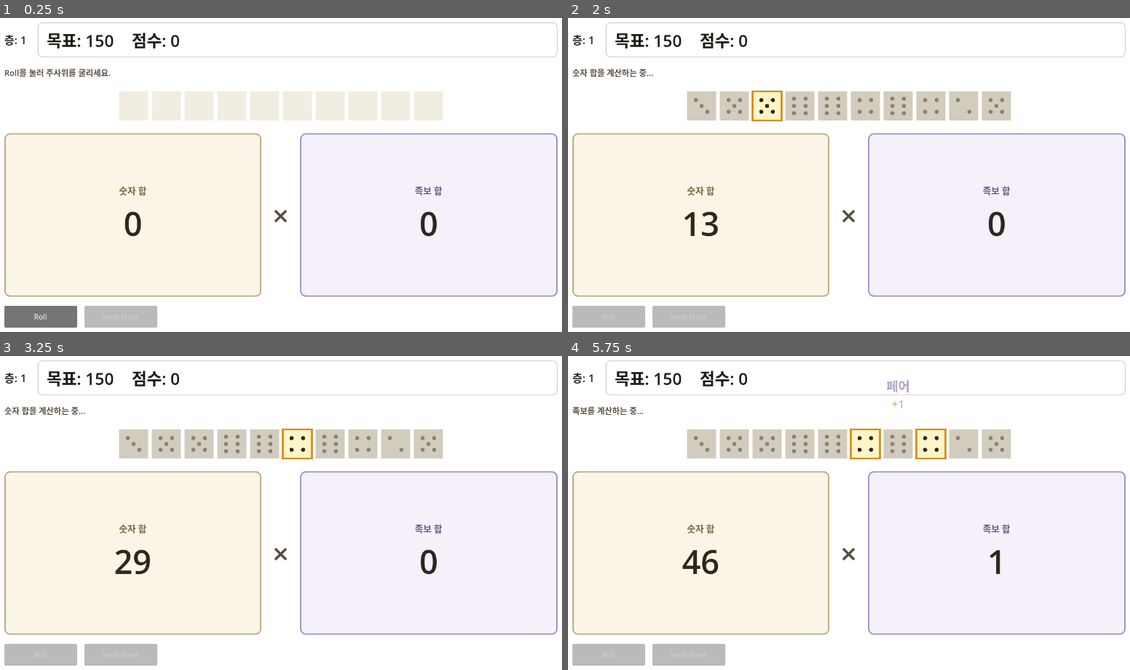
Above: before the commit, frames 1-4 (two rows, left to right).
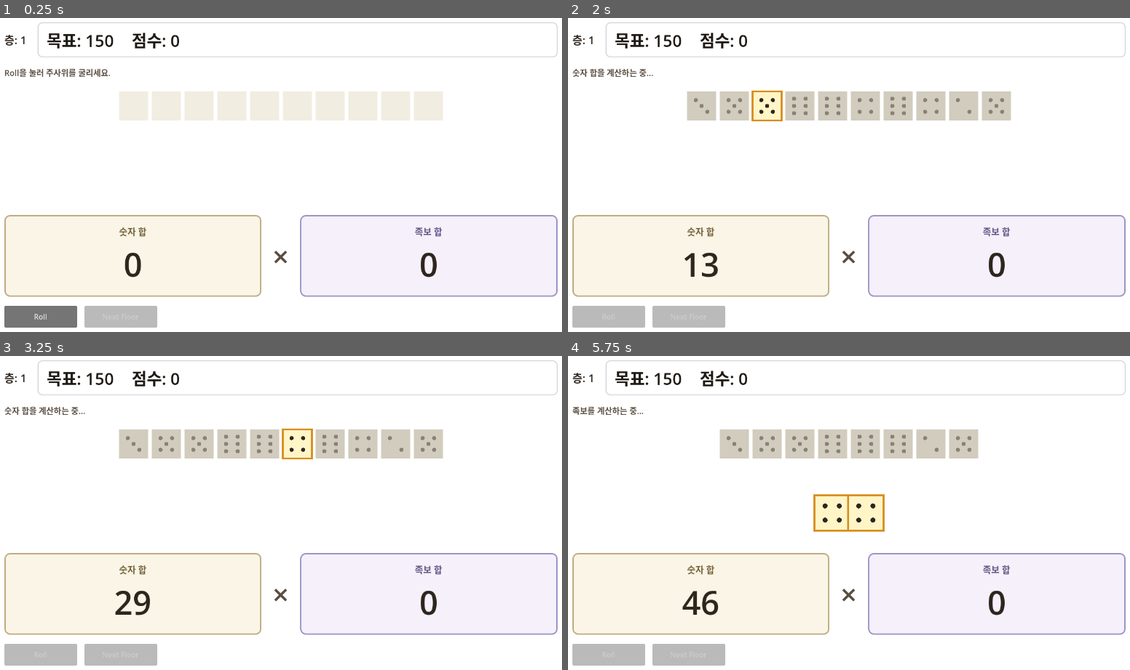
Above: after the commit, the same moments.

Repository: NyongNyongNyong/cat_dice_game
Game: Godot game, scene res://scenes/game/main.tscn
Same seed, same stepped clock (60 frames per second), same inputs: the game is played once before the commit and once after it.
Inputs:
- Up to frame 1 (0.25 s): no input
- Up to frame 2 (2 s): click "Roll" at 0.5 s
- Up to frame 3 (3.25 s): tap Enter at 2.75 s
- Up to frame 4 (5.75 s): no input

The runs differ from the first frame. In frame 1, 14% of the frame differs, in the area x 0-100%, y 36-83%; in frame 2, 14%; in frame 3, 14%; in frame 4, 17%, in the area x 0-100%, y 7-83%.

Commit message:
feat: add score dice focus animation

Diff:
--- a/game/scenes/game/run_scene.tscn
+++ b/game/scenes/game/run_scene.tscn
@@ -1,11 +1,47 @@
-[gd_scene load_steps=10 format=3 uid="uid://run_scene_v01"]
-
-[ext_resource type="Script" path="res://scripts/ui/run_scene.gd" id="1_run"]
-[ext_resource type="Script" path="res://scripts/core/round_controller.gd" id="2_round"]
-[ext_resource type="Script" path="res://scripts/ui/roll_phase_presenter.gd" id="3_roll"]
-[ext_resource type="Script" path="res://scripts/ui/score_phase_presenter.gd" id="4_score"]
+[gd_scene format=3 uid="uid://cla4r52ff0leu"]
+
+[ext_resource type="Script" uid="uid://k37e4ragv7kt" path="res://scripts/ui/run_scene.gd" id="1_run"]
+[ext_resource type="Script" uid="uid://bhkwgtmiaon2n" path="res://scripts/core/round_controller.gd" id="2_round"]
+[ext_resource type="Script" uid="uid://cpq1n7tr7tiu1" path="res://scripts/ui/roll_phase_presenter.gd" id="3_roll"]
+[ext_resource type="Script" uid="uid://fis8x0ebu7il" path="res://scripts/ui/score_phase_presenter.gd" id="4_score"]
+
+[sub_resource type="StyleBoxFlat" id="StyleBoxFlat_header_score"]
+content_margin_left = 20.0
+content_margin_top = 12.0
+content_margin_right = 20.0
+content_margin_bottom = 12.0
+bg_color = Color(1, 1, 1, 1)
+border_width_left = 2
+border_width_top = 2
+border_width_right = 2
+border_width_bottom = 2
+border_color = Color(0.82, 0.82, 0.86, 1)
+corner_radius_top_left = 10
+corner_radius_top_right = 10
+corner_radius_bottom_right = 10
+corner_radius_bottom_left = 10
+
+[sub_resource type="StyleBoxFlat" id="StyleBoxFlat_roll_slot"]
+content_margin_left = 20.0
+content_margin_top = 20.0
+content_margin_right = 20.0
+content_margin_bottom = 20.0
+bg_color = Color(0.94, 0.92, 0.86, 1)
+border_width_left = 2
+border_width_top = 2
+border_width_right = 2
+border_width_bottom = 2
+border_color = Color(0.72, 0.66, 0.52, 1)
+corner_radius_top_left = 10
+corner_radius_top_right = 10
+corner_radius_bottom_right = 10
+corner_radius_bottom_left = 10
 
 [sub_resource type="StyleBoxFlat" id="StyleBoxFlat_left"]
+content_margin_left = 24.0
+content_margin_top = 16.0
+content_margin_right = 24.0
+content_margin_bottom = 16.0
 bg_color = Color(0.98, 0.96, 0.9, 1)
 border_width_left = 3
 border_width_top = 3
@@ -32,44 +68,8 @@
 corner_radius_top_right = 12
 corner_radius_bottom_right = 12
 corner_radius_bottom_left = 12
-content_margin_left = 24.0
-content_margin_top = 16.0
-content_margin_right = 24.0
-content_margin_bottom = 16.0
-
-[sub_resource type="StyleBoxFlat" id="StyleBoxFlat_roll_slot"]
-bg_color = Color(0.94, 0.92, 0.86, 1)
-border_width_left = 2
-border_width_top = 2
-border_width_right = 2
-border_width_bottom = 2
-border_color = Color(0.72, 0.66, 0.52, 1)
-corner_radius_top_left = 10
-corner_radius_top_right = 10
-corner_radius_bottom_right = 10
-corner_radius_bottom_left = 10
-content_margin_left = 20.0
-content_margin_top = 20.0
-content_margin_right = 20.0
-content_margin_bottom = 20.0
-
-[sub_resource type="StyleBoxFlat" id="StyleBoxFlat_header_score"]
-bg_color = Color(1, 1, 1, 1)
-border_width_left = 2
-border_width_top = 2
-border_width_right = 2
-border_width_bottom = 2
-border_color = Color(0.82, 0.82, 0.86, 1)
-corner_radius_top_left = 10
-corner_radius_top_right = 10
-corner_radius_bottom_right = 10
-corner_radius_bottom_left = 10
-content_margin_left = 20.0
-content_margin_top = 12.0
-content_margin_right = 20.0
-content_margin_bottom = 12.0
-
-[node name="RunScene" type="Control"]
+
+[node name="RunScene" type="Control" unique_id=1643140968]
 layout_mode = 3
 anchors_preset = 15
 anchor_right = 1.0
@@ -78,7 +78,7 @@
 grow_vertical = 2
 script = ExtResource("1_run")
 
-[node name="Background" type="ColorRect" parent="."]
+[node name="Background" type="ColorRect" parent="." unique_id=261660620]
 layout_mode = 1
 anchors_preset = 15
 anchor_right = 1.0
@@ -86,9 +86,8 @@
 grow_horizontal = 2
 grow_vertical = 2
 mouse_filter = 2
-color = Color(1, 1, 1, 1)
-
-[node name="MarginContainer" type="MarginContainer" parent="."]
+
+[node name="MarginContainer" type="MarginContainer" parent="." unique_id=977878361]
 layout_mode = 1
 anchors_preset = 15
 anchor_right = 1.0
@@ -100,54 +99,54 @@
 theme_override_constants/margin_right = 32
 theme_override_constants/margin_bottom = 24
 
-[node name="VBox" type="VBoxContainer" parent="MarginContainer"]
+[node name="VBox" type="VBoxContainer" parent="MarginContainer" unique_id=1628202544]
 layout_mode = 2
 theme_override_constants/separation = 20
 
-[node name="Header" type="HBoxContainer" parent="MarginContainer/VBox"]
+[node name="Header" type="HBoxContainer" parent="MarginContainer/VBox" unique_id=316723277]
 layout_mode = 2
 theme_override_constants/separation = 24
 
-[node name="FloorLabel" type="Label" parent="MarginContainer/VBox/Header"]
+[node name="FloorLabel" type="Label" parent="MarginContainer/VBox/Header" unique_id=1827107442]
 layout_mode = 2
 theme_override_colors/font_color = Color(0.18, 0.15, 0.12, 1)
 theme_override_font_sizes/font_size = 24
 text = "층: 1"
 
-[node name="ScoreHeaderPanel" type="PanelContainer" parent="MarginContainer/VBox/Header"]
+[node name="ScoreHeaderPanel" type="PanelContainer" parent="MarginContainer/VBox/Header" unique_id=1643073618]
 layout_mode = 2
 size_flags_horizontal = 3
 theme_override_styles/panel = SubResource("StyleBoxFlat_header_score")
 
-[node name="ScoreHeaderRow" type="HBoxContainer" parent="MarginContainer/VBox/Header/ScoreHeaderPanel"]
+[node name="ScoreHeaderRow" type="HBoxContainer" parent="MarginContainer/VBox/Header/ScoreHeaderPanel" unique_id=1499307373]
 layout_mode = 2
 theme_override_constants/separation = 40
 
-[node name="TargetScoreLabel" type="Label" parent="MarginContainer/VBox/Header/ScoreHeaderPanel/ScoreHeaderRow"]
+[node name="TargetScoreLabel" type="Label" parent="MarginContainer/VBox/Header/ScoreHeaderPanel/ScoreHeaderRow" unique_id=1132366468]
 layout_mode = 2
 theme_override_colors/font_color = Color(0.12, 0.1, 0.08, 1)
 theme_override_font_sizes/font_size = 36
 text = "목표: 50"
 
-[node name="CurrentScoreLabel" type="Label" parent="MarginContainer/VBox/Header/ScoreHeaderPanel/ScoreHeaderRow"]
+[node name="CurrentScoreLabel" type="Label" parent="MarginContainer/VBox/Header/ScoreHeaderPanel/ScoreHeaderRow" unique_id=716763979]
 layout_mode = 2
 theme_override_colors/font_color = Color(0.12, 0.1, 0.08, 1)
 theme_override_font_sizes/font_size = 36
 text = "점수: 0"
 
-[node name="StatusLabel" type="Label" parent="MarginContainer/VBox"]
+[node name="StatusLabel" type="Label" parent="MarginContainer/VBox" unique_id=1293270232]
 layout_mode = 2
 theme_override_colors/font_color = Color(0.35, 0.3, 0.25, 1)
 theme_override_font_sizes/font_size = 18
 text = "Roll을 눌러 주사위를 굴리세요."
 
-[node name="RollPhaseSlot" type="PanelContainer" parent="MarginContainer/VBox"]
+[node name="RollPhaseSlot" type="PanelContainer" parent="MarginContainer/VBox" unique_id=102679084]
 visible = false
 custom_minimum_size = Vector2(0, 96)
 layout_mode = 2
 theme_override_styles/panel = SubResource("StyleBoxFlat_roll_slot")
 
-[node name="RollPhaseLabel" type="Label" parent="MarginContainer/VBox/RollPhaseSlot"]
+[node name="RollPhaseLabel" type="Label" parent="MarginContainer/VBox/RollPhaseSlot" unique_id=256098304]
 layout_mode = 2
 theme_override_colors/font_color = Color(0.35, 0.3, 0.25, 1)
 theme_override_font_sizes/font_size = 24
@@ -155,24 +154,24 @@
 horizontal_alignment = 1
 vertical_alignment = 1
 
-[node name="DiceRow" type="Control" parent="MarginContainer/VBox"]
+[node name="DiceRow" type="Control" parent="MarginContainer/VBox" unique_id=1606424428]
 custom_minimum_size = Vector2(0, 80)
 layout_mode = 2
 
-[node name="CenterContainer" type="CenterContainer" parent="MarginContainer/VBox/DiceRow"]
-layout_mode = 1
-anchors_preset = 15
-anchor_right = 1.0
-anchor_bottom = 1.0
-grow_horizontal = 2
-grow_vertical = 2
-
-[node name="DiceContainer" type="HBoxContainer" parent="MarginContainer/VBox/DiceRow/CenterContainer"]
+[node name="CenterContainer" type="CenterContainer" parent="MarginContainer/VBox/DiceRow" unique_id=845399645]
+layout_mode = 1
+anchors_preset = 15
+anchor_right = 1.0
+anchor_bottom = 1.0
+grow_horizontal = 2
+grow_vertical = 2
+
+[node name="DiceContainer" type="HBoxContainer" parent="MarginContainer/VBox/DiceRow/CenterContainer" unique_id=1249398557]
 layout_mode = 2
 theme_override_constants/separation = 8
 alignment = 1
 
-[node name="PopupOverlay" type="Control" parent="MarginContainer/VBox/DiceRow"]
+[node name="PopupOverlay" type="Control" parent="MarginContainer/VBox/DiceRow" unique_id=1693290813]
 layout_mode = 1
 anchors_preset = 15
 anchor_right = 1.0
@@ -181,89 +180,98 @@
 grow_vertical = 2
 mouse_filter = 2
 
-[node name="ScoreBoard" type="HBoxContainer" parent="MarginContainer/VBox"]
-layout_mode = 2
-size_flags_vertical = 3
+[node name="ScoreBoard" type="HBoxContainer" parent="MarginContainer/VBox" unique_id=114851745]
+layout_mode = 2
+size_flags_vertical = 10
 theme_override_constants/separation = 24
 alignment = 1
 
-[node name="LeftPanel" type="PanelContainer" parent="MarginContainer/VBox/ScoreBoard"]
+[node name="LeftPanel" type="PanelContainer" parent="MarginContainer/VBox/ScoreBoard" unique_id=1278224156]
 custom_minimum_size = Vector2(320, 180)
 layout_mode = 2
 size_flags_horizontal = 3
 theme_override_styles/panel = SubResource("StyleBoxFlat_left")
 
-[node name="VBox" type="VBoxContainer" parent="MarginContainer/VBox/ScoreBoard/LeftPanel"]
+[node name="VBox" type="VBoxContainer" parent="MarginContainer/VBox/ScoreBoard/LeftPanel" unique_id=167407355]
 layout_mode = 2
 theme_override_constants/separation = 8
 alignment = 1
 
-[node name="LeftTitle" type="Label" parent="MarginContainer/VBox/ScoreBoard/LeftPanel/VBox"]
+[node name="LeftTitle" type="Label" parent="MarginContainer/VBox/ScoreBoard/LeftPanel/VBox" unique_id=2123567289]
 layout_mode = 2
 theme_override_colors/font_color = Color(0.45, 0.38, 0.22, 1)
 theme_override_font_sizes/font_size = 20
 text = "숫자 합"
 horizontal_alignment = 1
 
-[node name="LeftValue" type="Label" parent="MarginContainer/VBox/ScoreBoard/LeftPanel/VBox"]
+[node name="LeftValue" type="Label" parent="MarginContainer/VBox/ScoreBoard/LeftPanel/VBox" unique_id=870924551]
 layout_mode = 2
 theme_override_colors/font_color = Color(0.18, 0.15, 0.12, 1)
 theme_override_font_sizes/font_size = 72
 text = "0"
 horizontal_alignment = 1
 
-[node name="MultiplyLabel" type="Label" parent="MarginContainer/VBox/ScoreBoard"]
+[node name="MultiplyLabel" type="Label" parent="MarginContainer/VBox/ScoreBoard" unique_id=577421070]
 layout_mode = 2
 theme_override_colors/font_color = Color(0.35, 0.3, 0.25, 1)
 theme_override_font_sizes/font_size = 64
 text = "×"
 vertical_alignment = 1
 
-[node name="RightPanel" type="PanelContainer" parent="MarginContainer/VBox/ScoreBoard"]
+[node name="RightPanel" type="PanelContainer" parent="MarginContainer/VBox/ScoreBoard" unique_id=1641936593]
 custom_minimum_size = Vector2(320, 180)
 layout_mode = 2
 size_flags_horizontal = 3
 theme_override_styles/panel = SubResource("StyleBoxFlat_right")
 
-[node name="VBox" type="VBoxContainer" parent="MarginContainer/VBox/ScoreBoard/RightPanel"]
+[node name="VBox" type="VBoxContainer" parent="MarginContainer/VBox/ScoreBoard/RightPanel" unique_id=1168759189]
 layout_mode = 2
 theme_override_constants/separation = 8
 alignment = 1
 
-[node name="RightTitle" type="Label" parent="MarginContainer/VBox/ScoreBoard/RightPanel/VBox"]
+[node name="RightTitle" type="Label" parent="MarginContainer/VBox/ScoreBoard/RightPanel/VBox" unique_id=755954874]
 layout_mode = 2
 theme_override_colors/font_color = Color(0.38, 0.34, 0.52, 1)
 theme_override_font_sizes/font_size = 20
 text = "족보 합"
 horizontal_alignment = 1
 
-[node name="RightValue" type="Label" parent="MarginContainer/VBox/ScoreBoard/RightPanel/VBox"]
+[node name="RightValue" type="Label" parent="MarginContainer/VBox/ScoreBoard/RightPanel/VBox" unique_id=1690460480]
 layout_mode = 2
 theme_override_colors/font_color = Color(0.18, 0.15, 0.12, 1)
 theme_override_font_sizes/font_size = 72
 text = "0"
 horizontal_alignment = 1
 
-[node name="Buttons" type="HBoxContainer" parent="MarginContainer/VBox"]
+[node name="Buttons" type="HBoxContainer" parent="MarginContainer/VBox" unique_id=701743083]
 layout_mode = 2
 theme_override_constants/separation = 16
 
-[node name="RollButton" type="Button" parent="MarginContainer/VBox/Buttons"]
+[node name="RollButton" type="Button" parent="MarginContainer/VBox/Buttons" unique_id=667634360]
 custom_minimum_size = Vector2(160, 48)
 layout_mode = 2
 text = "Roll"
 
-[node name="NextFloorButton" type="Button" parent="MarginContainer/VBox/Buttons"]
+[node name="NextFloorButton" type="Button" parent="MarginContainer/VBox/Buttons" unique_id=858680710]
 custom_minimum_size = Vector2(160, 48)
 layout_mode = 2
 disabled = true
 text = "Next Floor"
 
-[node name="RoundController" type="Node" parent="."]
+[node name="ScoreOverlay" type="Control" parent="."]
+layout_mode = 1
+anchors_preset = 15
+anchor_right = 1.0
+anchor_bottom = 1.0
+grow_horizontal = 2
+grow_vertical = 2
+mouse_filter = 2
+
+[node name="RoundController" type="Node" parent="." unique_id=431023819]
 script = ExtResource("2_round")
 
-[node name="RollPhasePresenter" type="Node" parent="."]
+[node name="RollPhasePresenter" type="Node" parent="." unique_id=504113842]
 script = ExtResource("3_roll")
 
-[node name="ScorePhasePresenter" type="Node" parent="."]
+[node name="ScorePhasePresenter" type="Node" parent="." unique_id=493166879]
 script = ExtResource("4_score")
--- a/game/scripts/ui/run_scene.gd
+++ b/game/scripts/ui/run_scene.gd
@@ -9,7 +9,7 @@
 @onready var _roll_slot: Control = $MarginContainer/VBox/RollPhaseSlot
 @onready var _dice_row: Control = $MarginContainer/VBox/DiceRow
 @onready var _dice_container: HBoxContainer = $MarginContainer/VBox/DiceRow/CenterContainer/DiceContainer
-@onready var _popup_overlay: Control = $MarginContainer/VBox/DiceRow/PopupOverlay
+@onready var _popup_overlay: Control = $ScoreOverlay
 @onready var _left_value: Label = $MarginContainer/VBox/ScoreBoard/LeftPanel/VBox/LeftValue
 @onready var _right_value: Label = $MarginContainer/VBox/ScoreBoard/RightPanel/VBox/RightValue
 @onready var _roll_button: Button = $MarginContainer/VBox/Buttons/RollButton
--- a/game/scripts/ui/score_phase_presenter.gd
+++ b/game/scripts/ui/score_phase_presenter.gd
@@ -1,12 +1,19 @@
 class_name ScorePhasePresenter
 extends Node
 
-const HAND_STEP_DELAY := 0.65
+const DICE_SCENE := preload("res://scenes/dice/dice.tscn")
+
+const HAND_STEP_DELAY := 0.2
 const NUMBER_STEP_DELAY := 0.04
 const HAND_POPUP_DURATION := 0.55
 const NUMBER_POPUP_DURATION := 0.28
 const TIER_RESET_DELAY := 0.15
 const POPUP_RISE := 32.0
+const FOCUS_MOVE_DURATION := 0.22
+const FOCUS_HOLD_DURATION := 0.16
+const FOCUS_RETURN_DURATION := 0.2
+const FOCUS_GAP := 10.0
+const FOCUS_SCALE := Vector2(1.22, 1.22)
 
 signal presentation_finished()
 
@@ -16,6 +23,7 @@
 var _left_value: Label
 var _right_value: Label
 var _status_label: Label
+var _dice_values: Array[int] = []
 
 
 func setup(
@@ -40,6 +48,7 @@
 	_dice_row.visible = true
 	_clear_popups()
 	_reset_score_board()
+	_dice_values = evaluation.dice_values.duplicate()
 
 	for dice in _dice_views:
 		dice.show_placeholder()
@@ -93,6 +102,7 @@
 		prev_hand_id = step.hand_id
 		prev_highlight_indices = step.highlight_indices.duplicate()
 		_apply_highlights(step.highlight_indices)
+		await _play_focus_dice(step.highlight_indices)
 		hand_running += step.points_added
 		_right_value.text = str(hand_running)
 		await _show_hand_popup(step.display_ko, step.points_added, step.highlight_indices)
@@ -129,6 +139,113 @@
 	for dice in _dice_views:
 		dice.set_highlighted(false)
 		dice.set_dimmed(true)
+
+
+func _play_focus_dice(indices: Array[int]) -> void:
+	if indices.is_empty():
+		return
+
+	var focus_items: Array[Dictionary] = []
+	var seen_indices: Dictionary = {}
+	for idx in indices:
+		if idx < 0 or idx >= _dice_views.size() or idx >= _dice_values.size():
+			continue
+		if seen_indices.has(idx):
+			continue
+		seen_indices[idx] = true
+
+		var original: Control = _dice_views[idx]
+		var original_rect := original.get_global_rect()
+		var local_position := _popup_layer.get_global_transform().affine_inverse() * original_rect.position
+		var clone: Control = DICE_SCENE.instantiate()
+		clone.mouse_filter = Control.MOUSE_FILTER_IGNORE
+		clone.z_index = 8
+		clone.position = local_position
+		clone.size = original_rect.size
+		clone.pivot_offset = original_rect.size * 0.5
+		clone.set_value(_dice_values[idx])
+		clone.set_dimmed(false)
+		clone.set_highlighted(false)
+		_popup_layer.add_child(clone)
+
+		focus_items.append({
+			"index": idx,
+			"original": original,
+			"clone": clone,
+			"start_position": local_position,
+			"size": original_rect.size,
+		})
+
+	if focus_items.is_empty():
+		return
+
+	for item in focus_items:
+		var original: Control = item["original"]
+		original.visible = false
+
+	await _move_focus_items(focus_items, _target_positions_for_focus(focus_items))
+	for item in focus_items:
+		var clone: Control = item["clone"]
+		clone.set_highlighted(true)
+
+	await _pulse_focus_items(focus_items)
+	await get_tree().create_timer(FOCUS_HOLD_DURATION).timeout
+	await _return_focus_items(focus_items)
+
+	for item in focus_items:
+		var original: Control = item["original"]
+		var clone: Control = item["clone"]
+		original.visible = true
+		if is_instance_valid(clone):
+			clone.queue_free()
+
+
+func _target_positions_for_focus(focus_items: Array[Dictionary]) -> Array[Vector2]:
+	var target_positions: Array[Vector2] = []
+	var item_count := focus_items.size()
+	var dice_size: Vector2 = focus_items[0]["size"]
+	var gap_count: int = maxi(0, item_count - 1)
+	var total_width: float = dice_size.x * item_count + FOCUS_GAP * gap_count
+	var start_x: float = (_popup_layer.size.x - total_width) * 0.5
+	var target_y: float = (_popup_layer.size.y - dice_size.y) * 0.5
+
+	for i in item_count:
+		target_positions.append(Vector2(start_x + i * (dice_size.x + FOCUS_GAP), target_y))
+
+	return target_positions
+
+
+func _move_focus_items(focus_items: Array[Dictionary], target_positions: Array[Vector2]) -> void:
+	var tween := create_tween()
+	tween.set_parallel(true)
+	for i in focus_items.size():
+		var clone: Control = focus_items[i]["clone"]
+		tween.tween_property(clone, "position", target_positions[i], FOCUS_MOVE_DURATION)\
+			.set_trans(Tween.TRANS_BACK).set_ease(Tween.EASE_OUT)
+	await tween.finished
+
+
+func _pulse_focus_items(focus_items: Array[Dictionary]) -> void:
+	var tween := create_tween()
+	tween.set_parallel(true)
+	for item in focus_items:
+		var clone: Control = item["clone"]
+		tween.tween_property(clone, "scale", FOCUS_SCALE, FOCUS_HOLD_DURATION)\
+			.set_trans(Tween.TRANS_CUBIC).set_ease(Tween.EASE_OUT)
+		tween.tween_property(clone, "scale", Vector2.ONE, FOCUS_HOLD_DURATION)\
+			.set_delay(FOCUS_HOLD_DURATION).set_trans(Tween.TRANS_CUBIC).set_ease(Tween.EASE_IN)
+	await tween.finished
+
+
+func _return_focus_items(focus_items: Array[Dictionary]) -> void:
+	var tween := create_tween()
+	tween.set_parallel(true)
+	for item in focus_items:
+		var clone: Control = item["clone"]
+		clone.set_highlighted(false)
+		tween.tween_property(clone, "position", item["start_position"], FOCUS_RETURN_DURATION)\
+			.set_trans(Tween.TRANS_CUBIC).set_ease(Tween.EASE_IN_OUT)
+	await tween.finished
 
 
 func _show_hand_popup(hand_name: String, points: int, highlight_indices: Array[int]) -> void:
Not shown: 1 places in game/scenes/game/run_scene.tscn that only renumber resources
